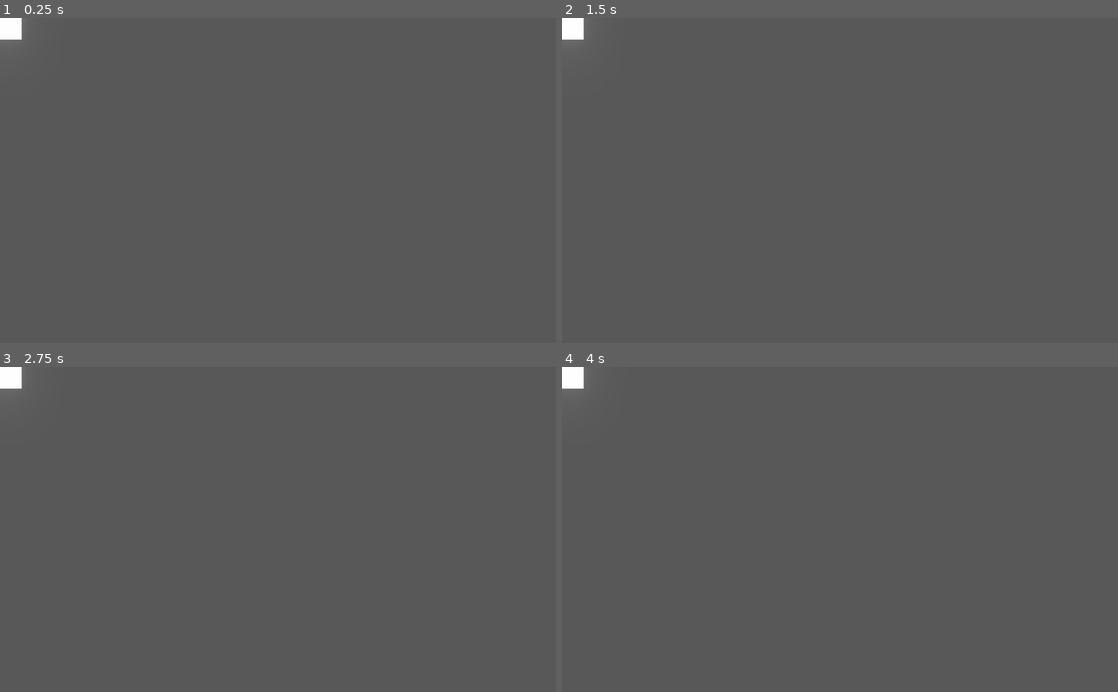
Above: before the commit, frames 1-4 (two rows, left to right).
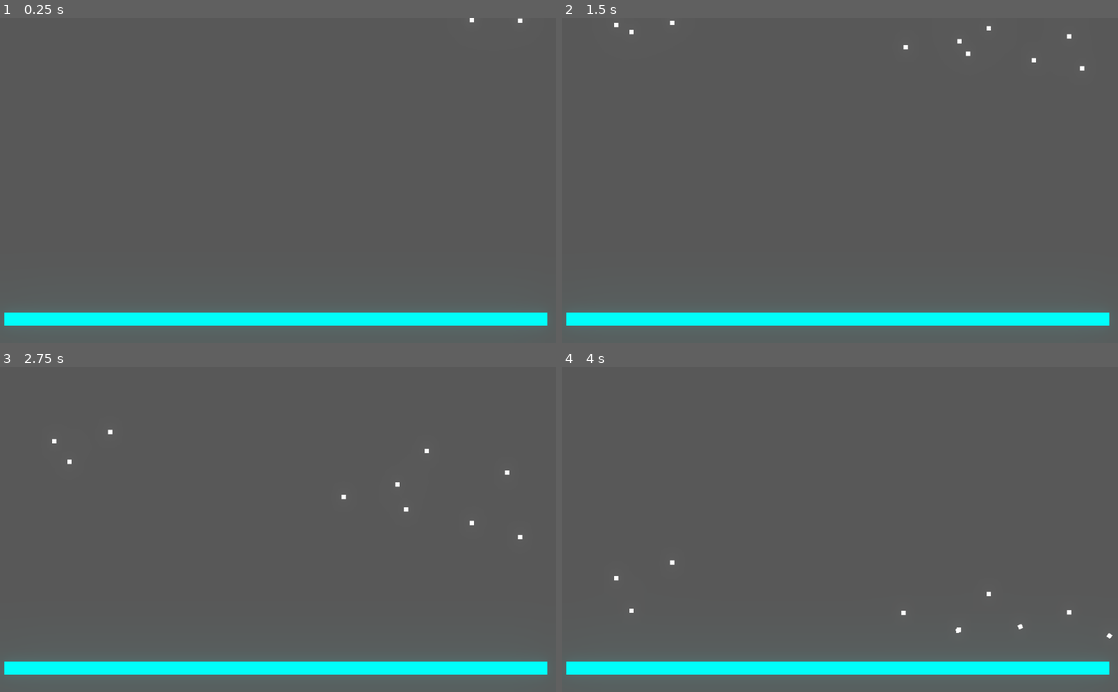
Above: after the commit, the same moments.

Repository: ron0studios/Evolving-Cars
Game: Godot game, scene res://game.tscn
The game is run twice, just before and just after one commit, with the same random seed, the same clock (stepped at 60 frames per second) and the same inputs.
Inputs:
- Up to frame 1 (0.25 s): no input
- Up to frame 2 (1.5 s): tap Enter at 0.5 s
- Up to frame 3 (2.75 s): no input
- Up to frame 4 (4 s): no input

The runs differ from the first frame. In frame 1, 4.3% of the frame differs, in the area x 0-99%, y 0-95%; in frame 2, 4.4%; in frame 3, 4.4%; in frame 4, 4.4%.

Commit message:
bad

Diff:
--- a/Genetic.gd
+++ b/Genetic.gd
@@ -1,8 +1,32 @@
 extends Node
 
 # genetic algorithm framework
+# ---
 
 
+
+var generations = []
+var gensize = 10 # size per generation
+
+
+func randomgen():# generates a completely random first generation
+	var outgen = []
+	var randomizer = RandomNumberGenerator.new() # to create new seed
+
+	for i in range(gensize):
+		var gene = [[],[],[],[],[]] # for one organism
+		for j in range(8):
+			gene[0].append(randomizer.randf_range(-1,1)) # x coord
+			gene[1].append(randomizer.randf_range(-1,1)) # y coord
+			gene[2].append(randf()) # weight
+			gene[3].append(randf()) # wheel radius (close to 0 means no wheel)
+			gene[4].append(randf()) # wheel weight (close to 0 means no wheel)
+		outgen.append(gene)
+
+	return outgen
+
+func _enter_tree():
+	generations.append(randomgen())
 
 # Called when the node enters the scene tree for the first time.
 func _ready():
@@ -10,5 +34,5 @@
 
 
 # Called every frame. 'delta' is the elapsed time since the previous frame.
-#func _process(delta):
-#	pass
+func _process(delta):
+	pass
--- /dev/null
+++ b/game.gd
@@ -0,0 +1,23 @@
+extends Node2D
+
+
+# Declare member variables here. Examples:
+# var a = 2
+# var b = "text"
+
+
+# Called when the node enters the scene tree for the first time.
+func _ready():
+
+	for i in range(10):
+		yield(get_tree().create_timer(0.1),"timeout")
+		var newthing = preload("res://thing.tscn").instance()
+
+		newthing.call_deferred("set_global_position",Vector2(rand_range(0,1000),0))
+		get_parent().call_deferred("add_child",newthing)
+	pass # Replace with function body.
+
+
+# Called every frame. 'delta' is the elapsed time since the previous frame.
+#func _process(delta):
+#	pass
--- a/game.tscn
+++ b/game.tscn
@@ -1,15 +1,41 @@
-[gd_scene load_steps=3 format=2]
+[gd_scene load_steps=4 format=2]
 
-[ext_resource path="res://thing.tscn" type="PackedScene" id=1]
+[ext_resource path="res://game.gd" type="Script" id=2]
 
 [sub_resource type="Environment" id=1]
 background_mode = 4
 glow_enabled = true
 glow_bloom = 0.27
 
+[sub_resource type="RectangleShape2D" id=2]
+extents = Vector2( 500, 10 )
+
 [node name="game" type="Node2D"]
+script = ExtResource( 2 )
 
 [node name="look-goodifier" type="WorldEnvironment" parent="."]
 environment = SubResource( 1 )
 
-[node name="thing" parent="." instance=ExtResource( 1 )]
+[node name="floor" type="StaticBody2D" parent="."]
+position = Vector2( 512, 552 )
+collision_layer = 2
+__meta__ = {
+"_edit_group_": true
+}
+
+[node name="CollisionShape2D" type="CollisionShape2D" parent="floor"]
+position = Vector2( -3, 1 )
+shape = SubResource( 2 )
+__meta__ = {
+"_edit_group_": true
+}
+
+[node name="ColorRect" type="ColorRect" parent="floor"]
+margin_left = -504.0
+margin_top = -8.0
+margin_right = 496.0
+margin_bottom = 16.0
+color = Color( 0, 1, 0.976471, 1 )
+__meta__ = {
+"_edit_use_anchors_": false
+}
--- a/thing.gd
+++ b/thing.gd
@@ -1,11 +1,53 @@
-extends KinematicBody2D
+extends RigidBody2D
 
-# the car
+# the car-0
+
+export var size = 50
 
 # Called when the node enters the scene tree for the first time.
 func _ready():
+	var rand = RandomNumberGenerator.new()
+	rand.randomize()
+
+	var test = Genetic.generations[0][rand.randi_range(0,9)] # 0th generation's 0th car
+
+
+	# EXAMPLE SHAPE (for testing)
+	#testagon.append(Vector2(0,0))
+	#testagon.append(Vector2(50,0))
+	#testagon.append(Vector2(0,50))
+	#testagon.append(Vector2(0,20))
+	#testagon.append(Vector2(30,50))
+
+	# add polygons
+	for i in range(7):
+		var newtriangle = CollisionPolygon2D.new()
+		var arr = []
+		arr.append(Vector2(test[0][i]*size,test[1][i]*size))
+		arr.append(Vector2(test[0][i+1]*size,test[1][i+1]*size))
+		arr.append(Vector2.ZERO)
+		newtriangle.set_polygon(arr)
+		add_child(newtriangle)
+	var newtriangle = CollisionPolygon2D.new()
+	var arr = []
+	arr.append(Vector2(test[0][7]*size,test[1][7]*size))
+	arr.append(Vector2(test[0][0]*size,test[1][0]*size))
+	arr.append(Vector2.ZERO)
+
+	# add wheels
+	for i in range(8):
+		var newwheel = preload("res://wheel.tscn").instance()
+		var pinjoint = PinJoint2D.new()
+		#pinjoint.
+
+	#arr.append(Vector2(test[0][i]*size, test[1][i]*size))
+
 	pass # Replace with function body.
 
+
+
+func _physics_process(delta):
+	pass
 
 # Called every frame. 'delta' is the elapsed time since the previous frame.
 #func _process(delta):
--- a/thing.tscn
+++ b/thing.tscn
@@ -2,16 +2,19 @@
 
 [ext_resource path="res://thing.gd" type="Script" id=1]
 
-[node name="thing" type="KinematicBody2D"]
+[node name="thing" type="RigidBody2D"]
+collision_mask = 2
 script = ExtResource( 1 )
+size = 100
 
 [node name="texture" type="Sprite" parent="."]
 
-[node name="CollisionShape2D" type="CollisionShape2D" parent="."]
+[node name="Collider" type="CollisionPolygon2D" parent="."]
+build_mode = 1
 
 [node name="ColorRect" type="ColorRect" parent="."]
-margin_right = 40.0
-margin_bottom = 40.0
+margin_right = 8.0
+margin_bottom = 8.0
 __meta__ = {
 "_edit_use_anchors_": false
 }
--- /dev/null
+++ b/wheel.tscn
@@ -0,0 +1,22 @@
+[gd_scene load_steps=2 format=2]
+
+[sub_resource type="CircleShape2D" id=1]
+radius = 24.0
+
+[node name="wheel" type="RigidBody2D"]
+collision_mask = 2
+angular_velocity = 100.0
+angular_damp = 0.0
+
+[node name="CollisionShape2D" type="CollisionShape2D" parent="."]
+shape = SubResource( 1 )
+
+[node name="ColorRect" type="ColorRect" parent="."]
+margin_left = -24.0
+margin_top = -24.0
+margin_right = 24.0
+margin_bottom = 24.0
+color = Color( 0.831373, 0.886275, 0.517647, 1 )
+__meta__ = {
+"_edit_use_anchors_": false
+}
